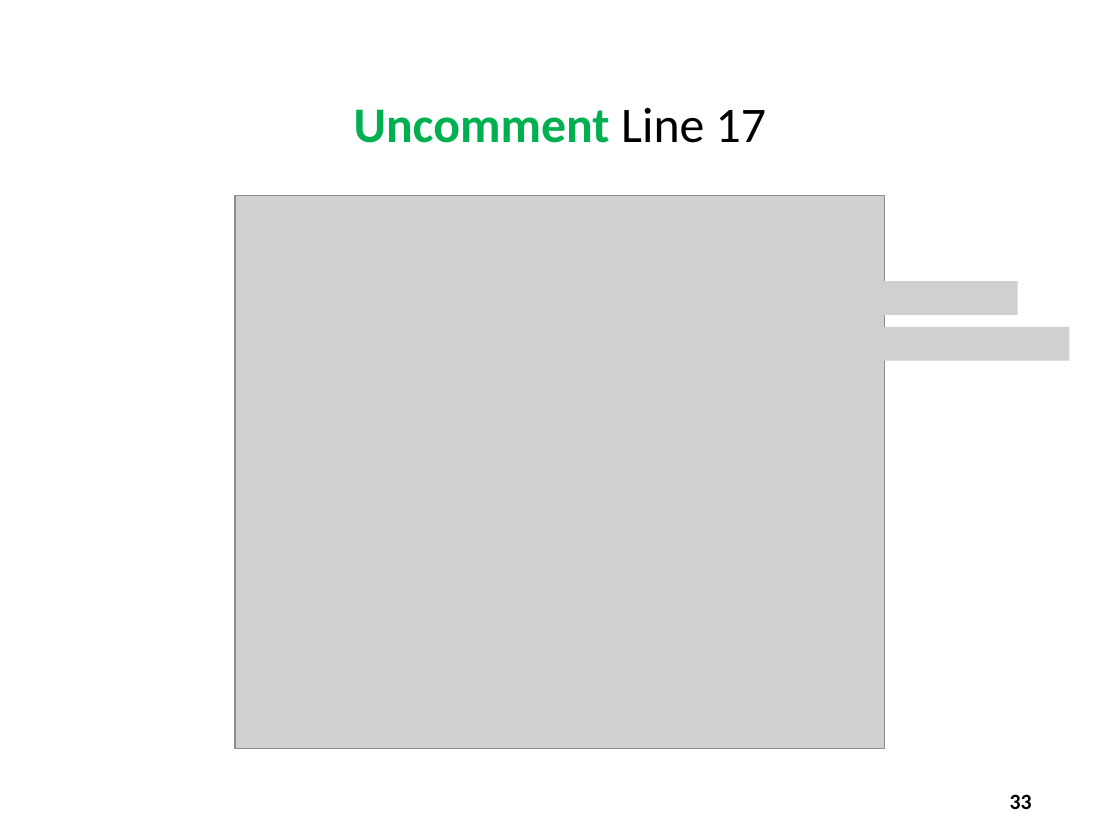
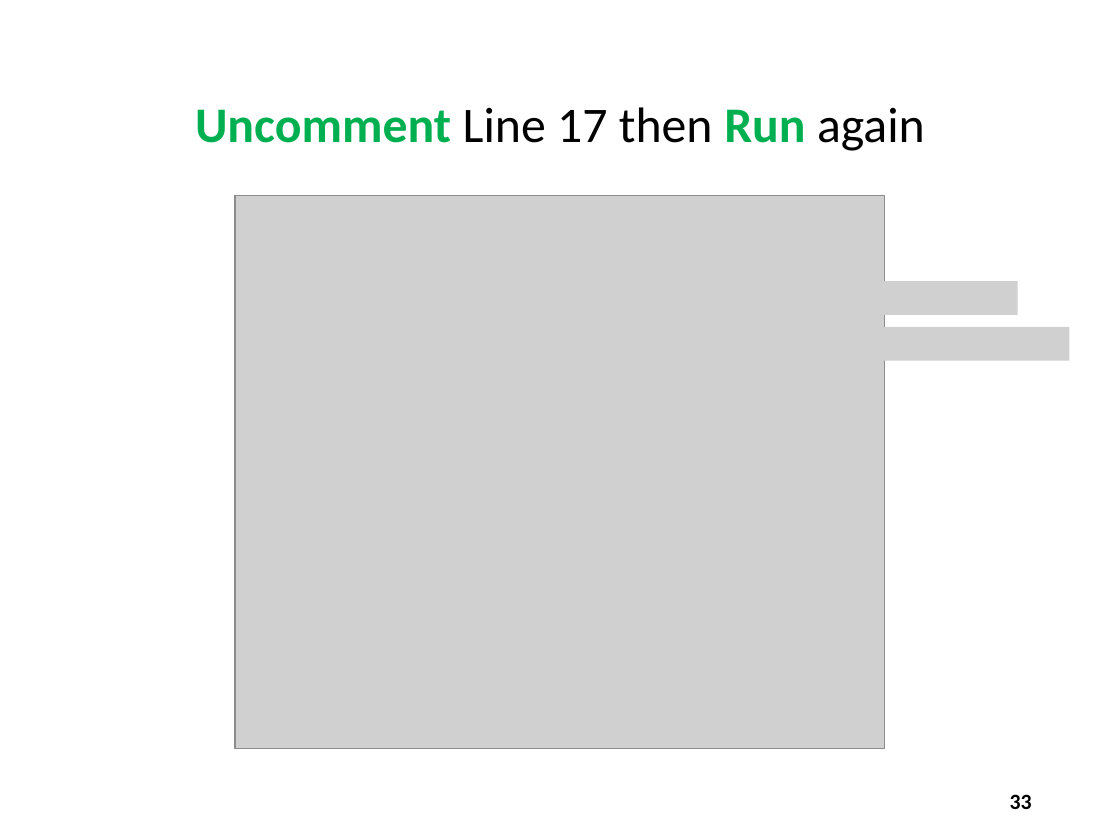
Before and after one commit to dbiersach/csi-spark-prep, a slide deck: slide 33 of slides/Session 03 - 2D Graphics/Session 03 - 2D Graphics.pptx. Drawn at 1120x840 pixels with LibreOffice and Linux fonts; fonts in the diff are those of the drawing; grey boxes stand for pictures. Boxes give left, top, right and bottom in pixels: in the first picture for what was removed or moved away, otherwise in the second. Text is boxed around its words. In the diff, an @@ line names an element or a change of style, - is before the commit and + after.

```diff
--- a/slides/Session 03 - 2D Graphics/Session 03 - 2D Graphics.pptx
+++ b/slides/Session 03 - 2D Graphics/Session 03 - 2D Graphics.pptx
@@ title at bbox=[195, 107, 925, 151]: text changed; text colour #00B050 to #000000; bold off @@
-Uncomment Line 17
+Uncomment Line 17 then Run again
```
Also in this commit, not shown: 4 other slides changed.
